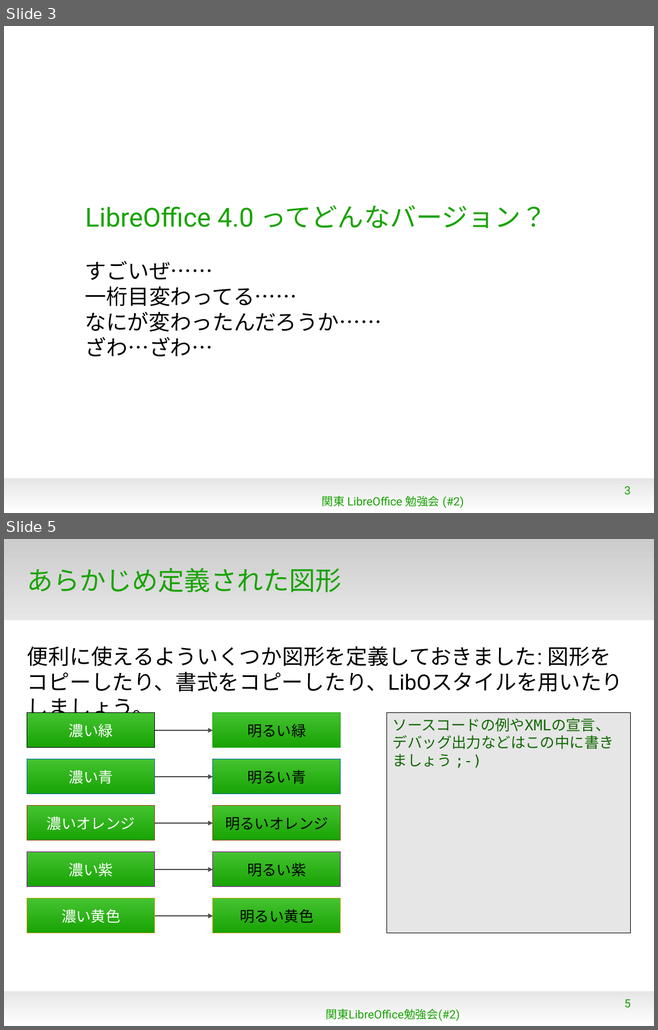
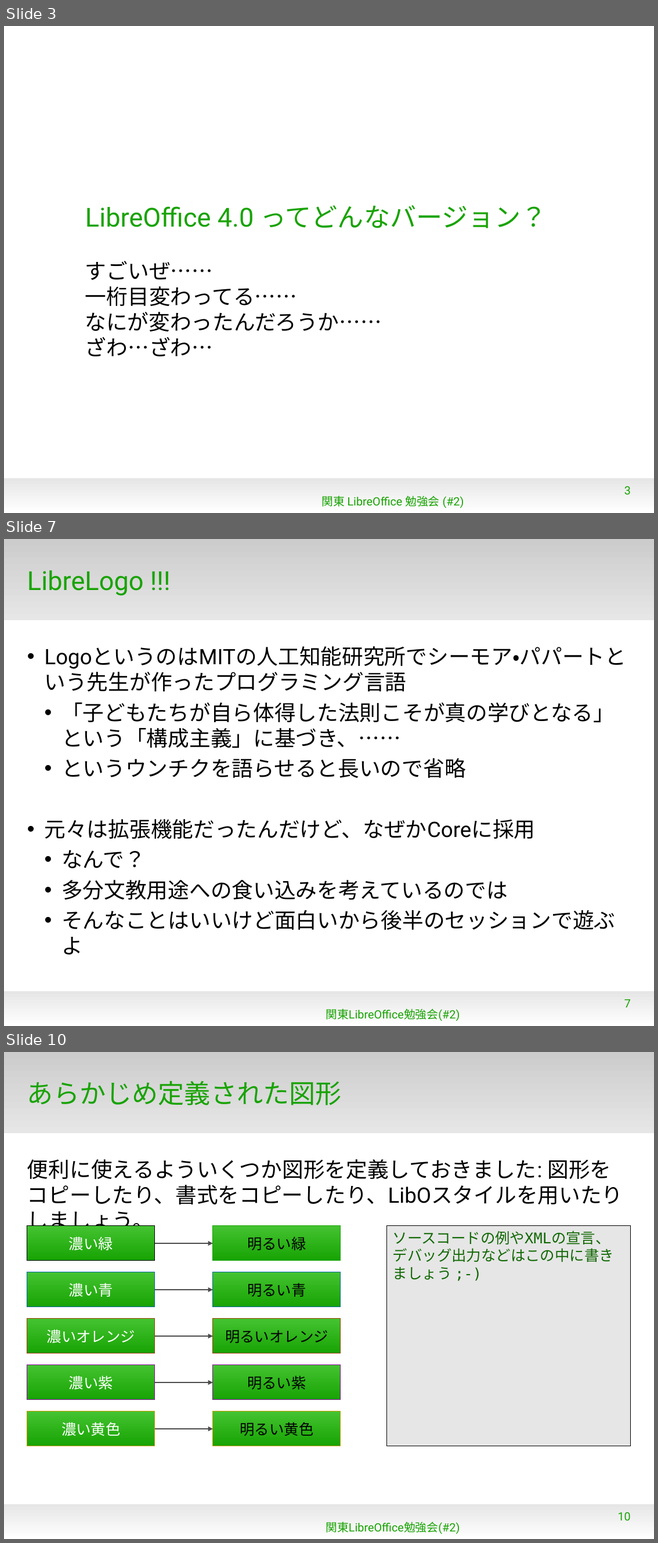
Before and after one commit to naruoga/KantoLibreOffice, a slide deck: Jan2013/WhatsNew4-0.odp. Shown one above the other, each under a label of ours: slides 3 and 5 before the commit, slides 3, 7 and 10 after it; the slides between them are not shown. The pictures are 658x1030 and 658x1543 pixels, drawn with LibreOffice and Linux fonts; fonts in the diff are those of the drawing; background and template pictures are left out. Boxes give left, top, right and bottom in pixels: in the first picture for what was removed or moved away, otherwise in the second. Text is boxed around its words. In the diff, an @@ line names an element or a change of style, - is before the commit and + after.

```diff
--- a/Jan2013/WhatsNew4-0.odp
+++ b/Jan2013/WhatsNew4-0.odp
@@ slide 7 added at [4,539,654,1026], background #FFFFFF; not listed: 2 template elements that a slide beside it also shows @@
@@ title added at [27,570,144,596], 32 pt, text #18A303 @@
+LibreLogo !!!
@@ text added at [45,646,626,955], 26 pt, text #000000 @@
+• LogoというのはMITの人工知能研究所でシーモア・パパートという先生が作ったプログラミング言語
+  • 「子どもたちが自ら体得した法則こそが真の学びとなる」という「構成主義」に基づき、……
+  • というウンチクを語らせると長いので省略
+• 元々は拡張機能だったんだけど、なぜかCoreに採用
+  • なんで？
+  • 多分文教用途への食い込みを考えているのでは
+  • そんなことはいいけど面白いから後半のセッションで遊ぶよ
@@ page number added at [624,1000,630,1008], 14 pt, text #18A303 @@
+7
@@ text added at [325,1009,459,1022], 14 pt, text #18A303 @@
+関東LibreOffice勉強会(#2)
@@ what was slide 5 is now slide 10 @@
@@ page number at [618,1512,630,1521]: text changed @@
-5
+10
```
Also in this commit, not shown: 1 slide changed, 4 other slides added.
